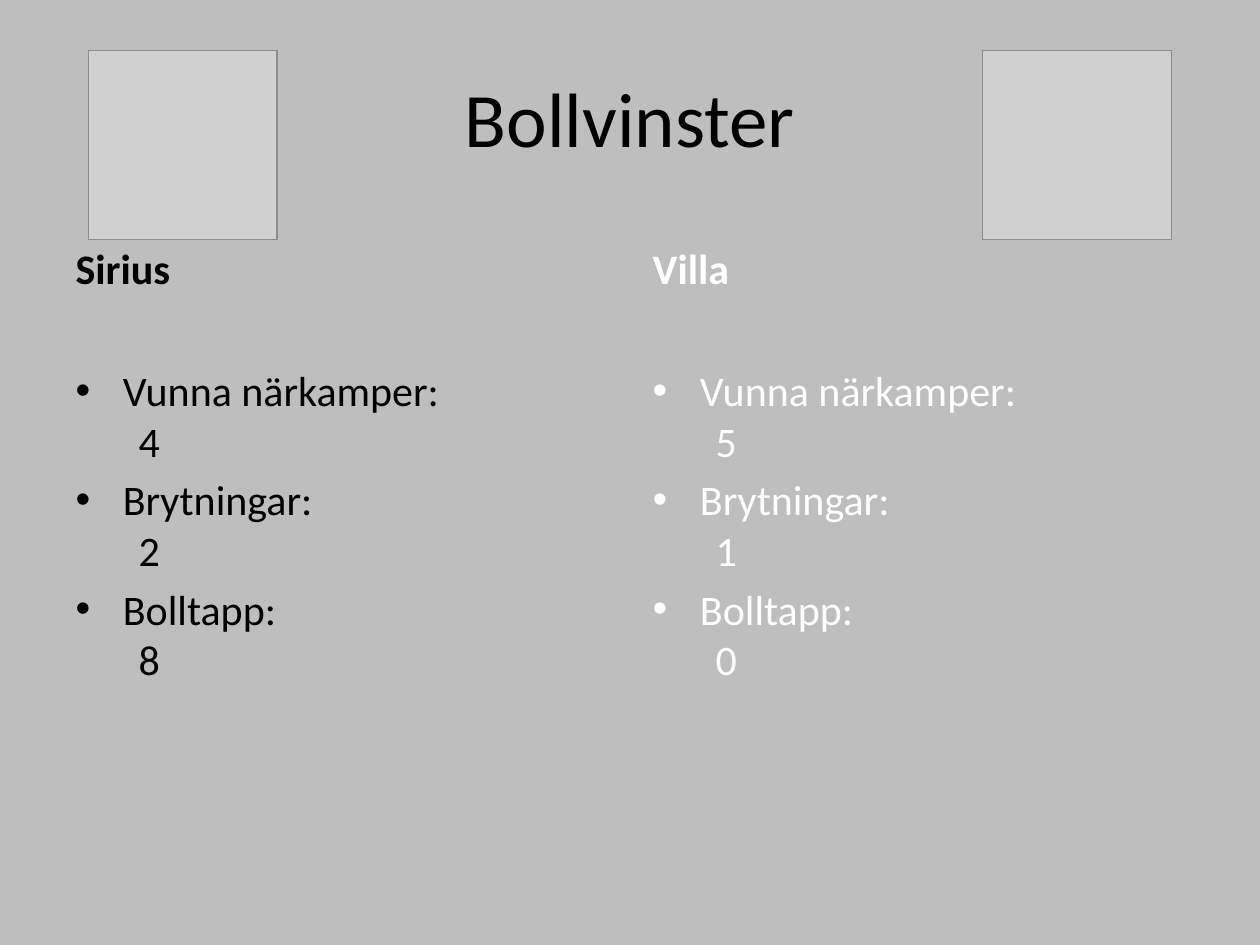
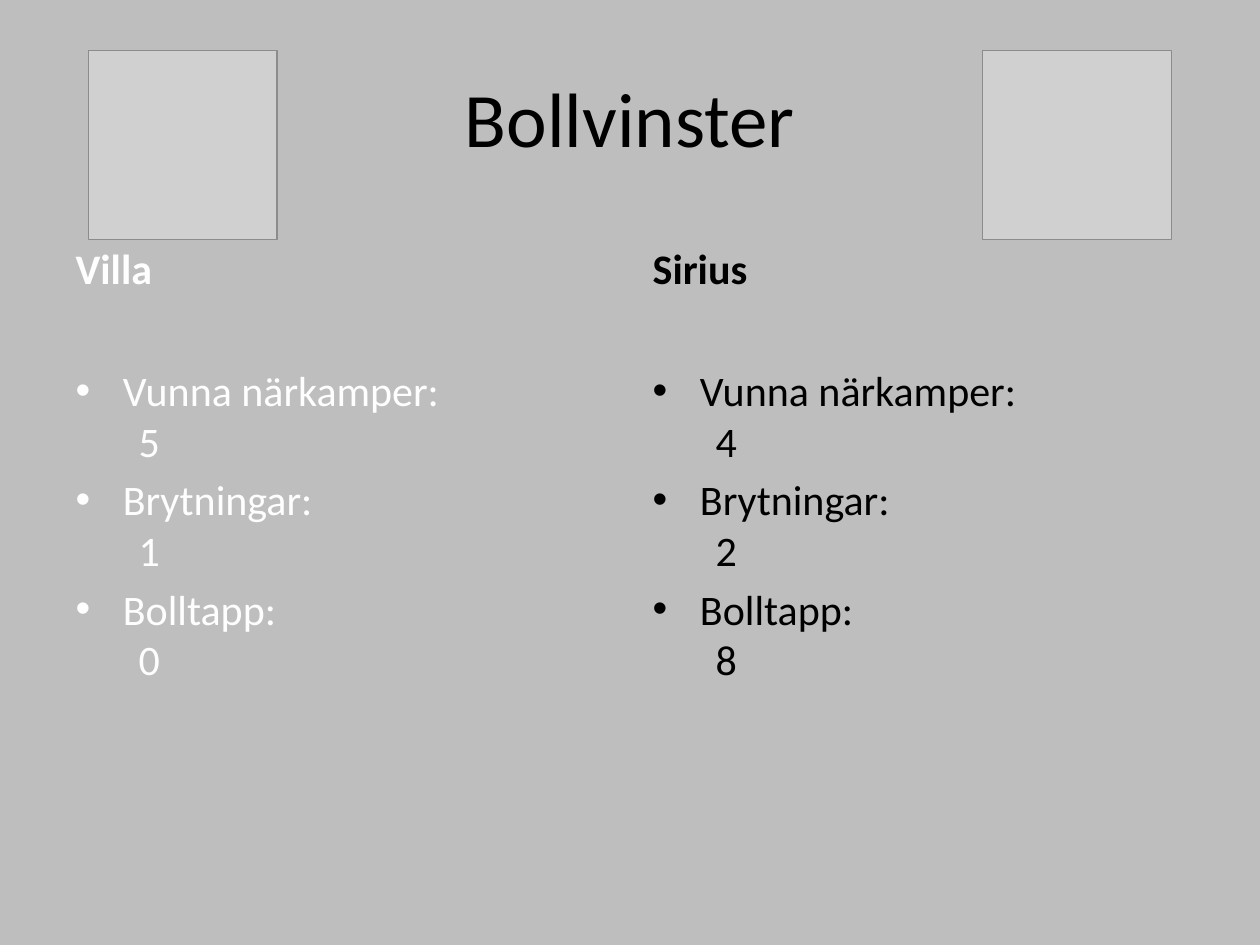
Before and after one commit to legendwk/sirius_bandy, a slide deck: slide 3 of powerpointer/matchrapporter/20220930 IK Sirius - Villa Lidköping halvlek 1 .pptx. Drawn at 1260x945 pixels with LibreOffice and Linux fonts; fonts in the diff are those of the drawing; grey boxes stand for pictures. Boxes give left, top, right and bottom in pixels: in the first picture for what was removed or moved away, otherwise in the second. Text is boxed around its words. In the diff, an @@ line names an element or a change of style, - is before the commit and + after.

```diff
--- a/powerpointer/matchrapporter/20220930 IK Sirius - Villa Lidköping halvlek 1 .pptx
+++ b/powerpointer/matchrapporter/20220930 IK Sirius - Villa Lidköping halvlek 1 .pptx
@@ text at [76,255,152,284]: text changed; text colour #000000 to #FFFEFE @@
-Sirius
+Villa
@@ text at [653,254,748,285]: text changed; text colour #FFFEFE to #000000 @@
-Villa
+Sirius
@@ text at [123,377,439,675]: text changed; text colour #000000 to #FFFEFE @@
-• Vunna närkamper:
-  4
-• Brytningar:
-  2
-• Bolltapp:
-  8
+• Vunna närkamper:
+  5
+• Brytningar:
+  1
+• Bolltapp:
+  0
@@ text at [700,377,1016,676]: text changed; text colour #FFFEFE to #000000 @@
-• Vunna närkamper:
-  5
-• Brytningar:
-  1
-• Bolltapp:
-  0
+• Vunna närkamper:
+  4
+• Brytningar:
+  2
+• Bolltapp:
+  8
```
Also in this commit, not shown: 5 other slides changed, 2 other files.
